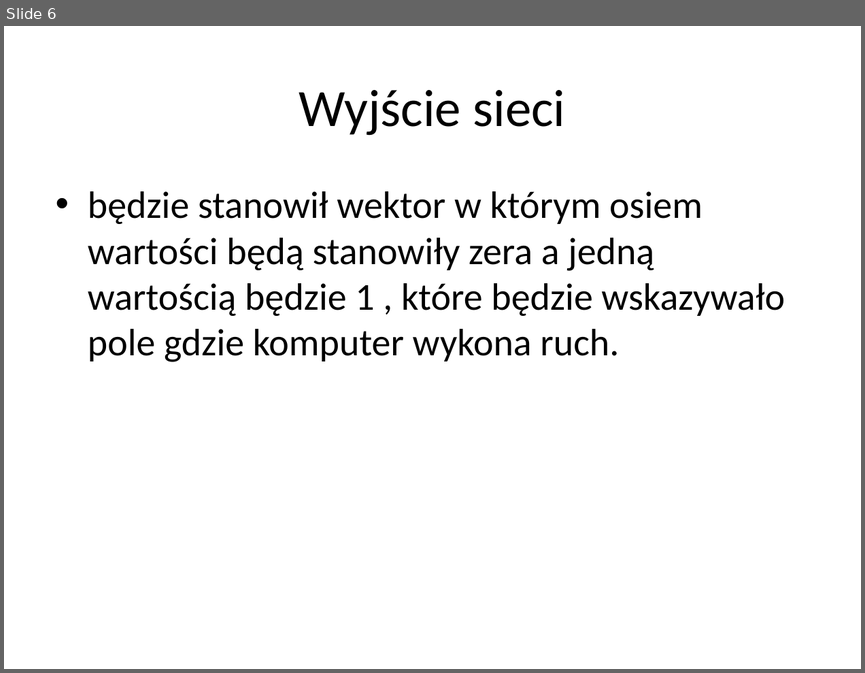
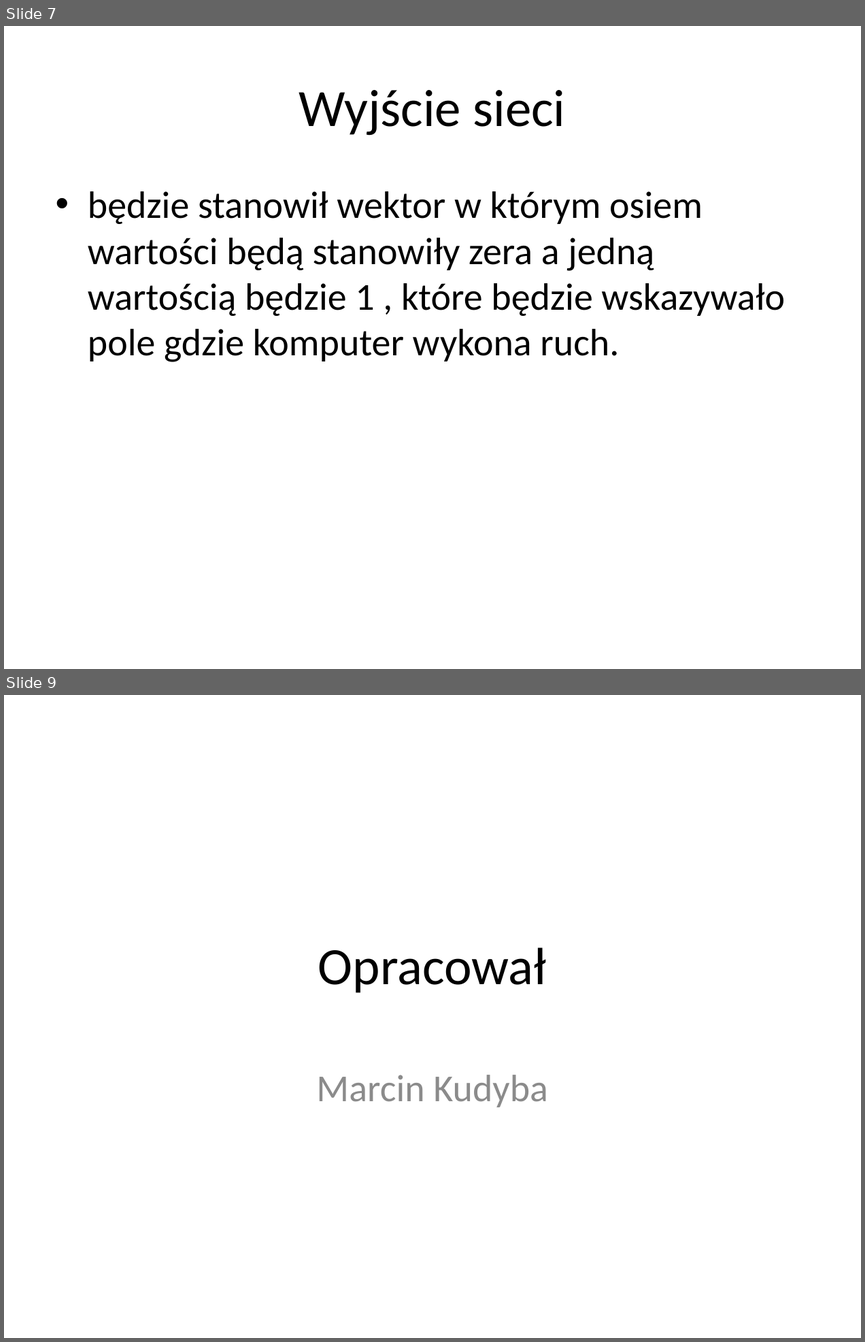
Before and after one commit to marcin122/Podstawy-sztucznej-inteligencji, a slide deck: Prezentacja projektu psi.pptx. Shown one above the other, each under a label of ours: slide 6 before the commit, slides 7 and 9 after it; the slides between them are not shown. The pictures are 865x673 and 865x1342 pixels, drawn with LibreOffice and Linux fonts; fonts in the diff are those of the drawing. Boxes give left, top, right and bottom in pixels: in the first picture for what was removed or moved away, otherwise in the second. Text is boxed around its words. In the diff, an @@ line names an element or a change of style, - is before the commit and + after.

```diff
--- a/Prezentacja projektu psi.pptx
+++ b/Prezentacja projektu psi.pptx
@@ slide 9 added at [4,695,861,1338], background #FFFFFF @@
@@ title added at [318,947,547,993], 44 pt, text #000000 @@
+Opracował
@@ subtitle added at [316,1074,548,1107], 32 pt, text #8C8C8C @@
+Marcin Kudyba
@@ what was slide 6 is now slide 7 @@
```
Also in this commit, not shown: 1 slide changed, 1 other slide added, 37 other files.
